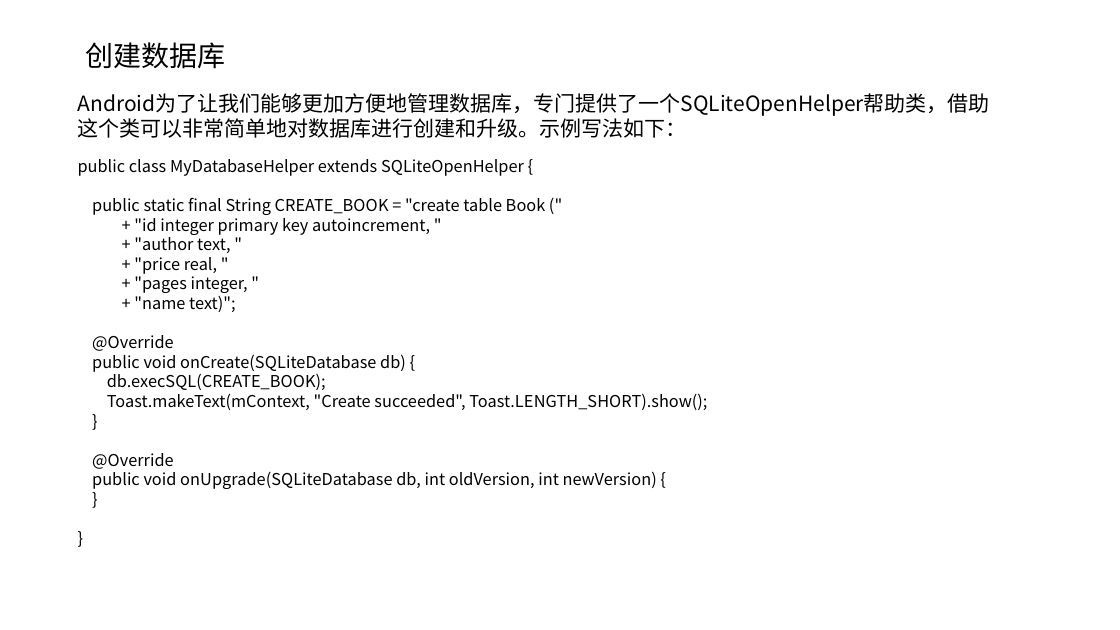
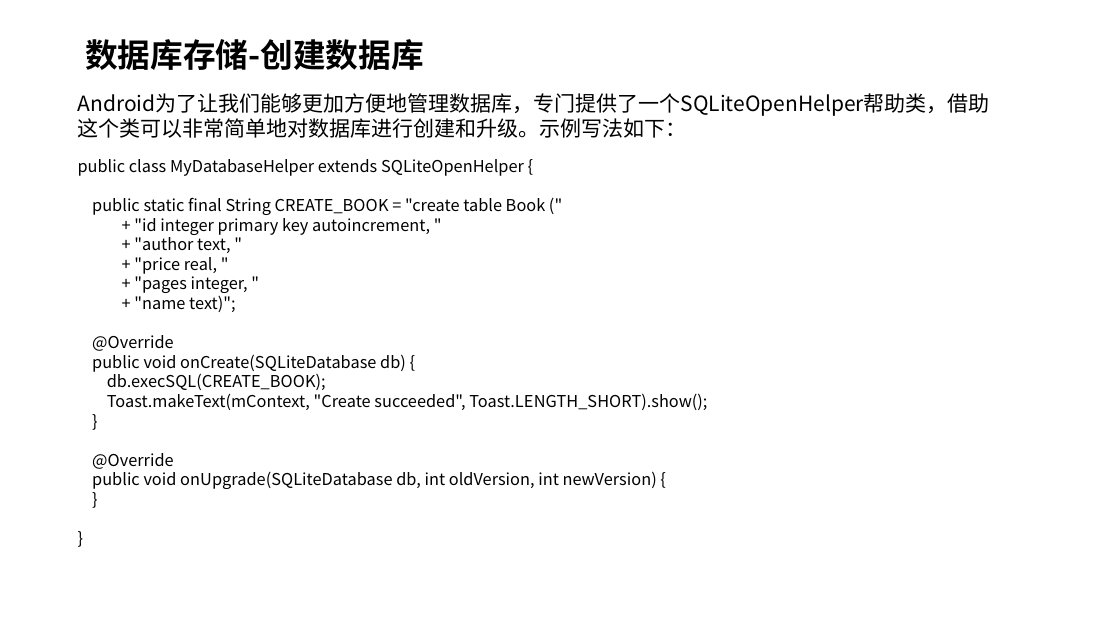
Before and after one commit to MultmediaMetaverse/LearningMultiMedia, a slide deck: slide 16 of Android 持久化技术+跨程序共享数据技术ContentProvider详解.pptx (slide 14 before the commit). Drawn at 1120x630 pixels with LibreOffice and Linux fonts; fonts in the diff are those of the drawing. Boxes give left, top, right and bottom in pixels: in the first picture for what was removed or moved away, otherwise in the second. Text is boxed around its words. In the diff, an @@ line names an element or a change of style, - is before the commit and + after.

```diff
--- a/Android 持久化技术+跨程序共享数据技术ContentProvider详解.pptx
+++ b/Android 持久化技术+跨程序共享数据技术ContentProvider详解.pptx
@@ title at [85, 39, 423, 70]: text changed; size 24 to 28 pt; bold on @@
-创建数据库
+数据库存储-创建数据库
```
Also in this commit, not shown: 30 other slides changed, 2 slides added, 1 slide removed.
